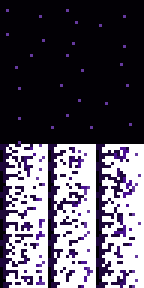
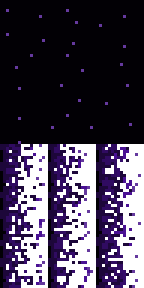
Layers edited between the first and the second 144×288 image:
added layer "Layer 1" above "bg" over [6, 144, 123, 288]
